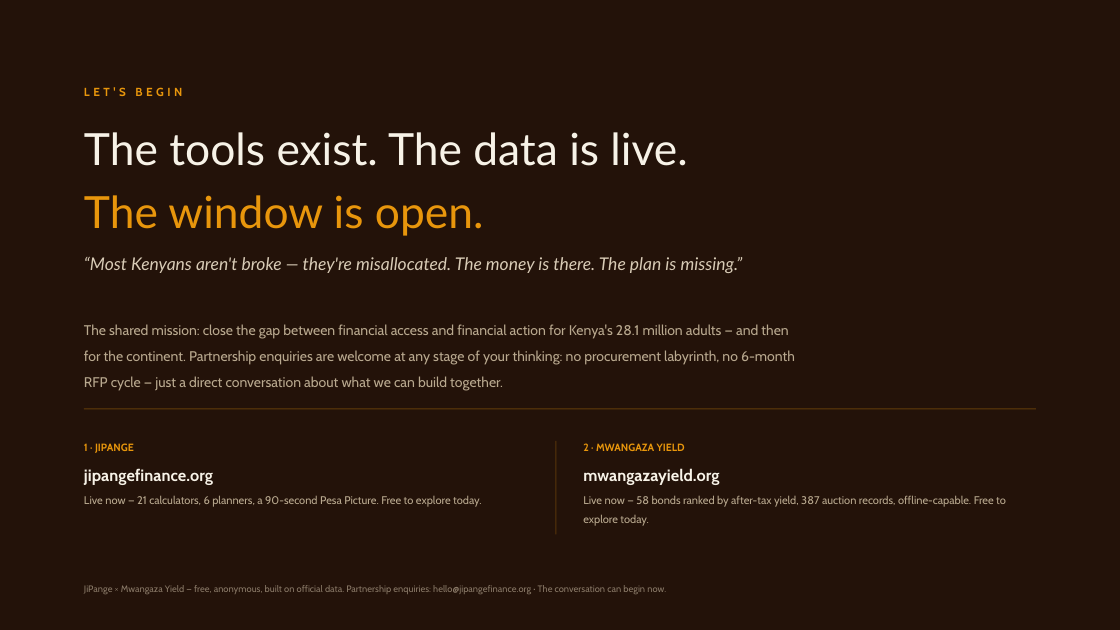
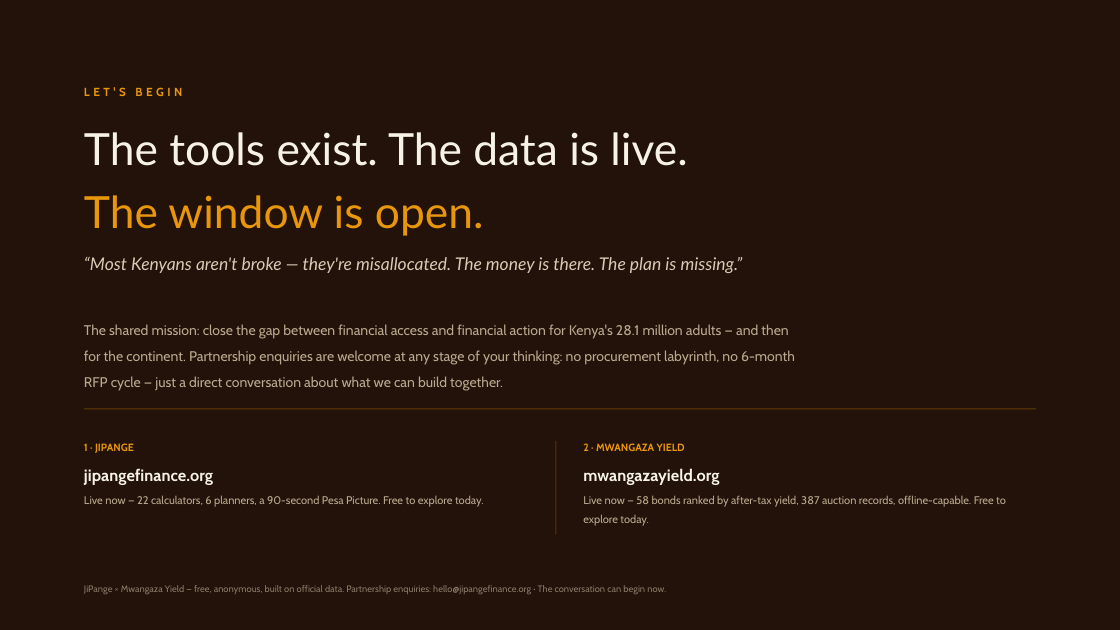
Before and after one commit to PapaDanico/JiPange, a slide deck: slide 19 of web/public/partners/jipange-mwangaza-partnership-deck.pptx. Drawn at 1120x630 pixels with LibreOffice and Linux fonts; fonts in the diff are those of the drawing. Boxes give left, top, right and bottom in pixels: in the first picture for what was removed or moved away, otherwise in the second. Text is boxed around its words. In the diff, an @@ line names an element or a change of style, - is before the commit and + after.

```diff
--- a/web/public/partners/jipange-mwangaza-partnership-deck.pptx
+++ b/web/public/partners/jipange-mwangaza-partnership-deck.pptx
@@ text at (x1=84, y1=495, x2=484, y2=507): text changed @@
-Live now — 21 calculators, 6 planners, a 90-second Pesa Picture. Free to explore today.
+Live now — 22 calculators, 6 planners, a 90-second Pesa Picture. Free to explore today.
```
Also in this commit, not shown: 5 other slides changed, 17 other files.
